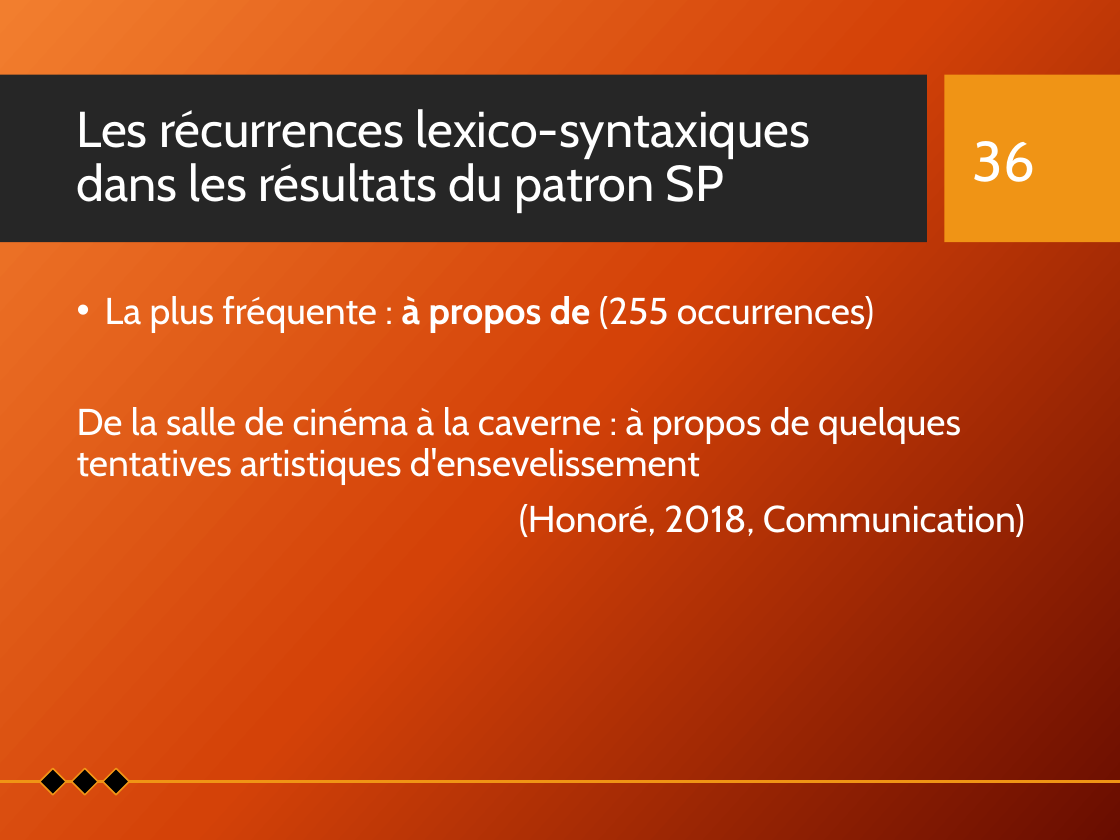
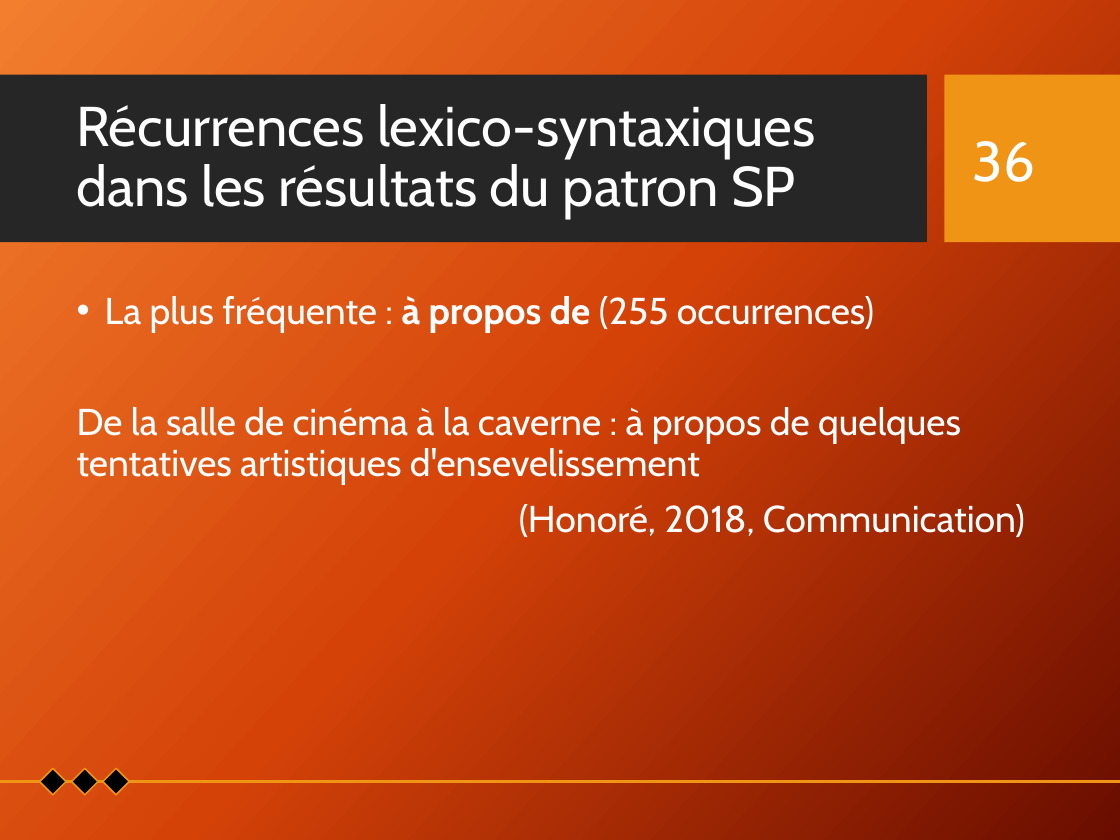
Before and after one commit to Xitog/tal, a slide deck: slide 36 of dossiers/Final - Présentation Projet de recherche.pptx. Drawn at 1120x840 pixels with LibreOffice and Linux fonts; fonts in the diff are those of the drawing; background and template pictures are left out. Boxes give left, top, right and bottom in pixels: in the first picture for what was removed or moved away, otherwise in the second. Text is boxed around its words. In the diff, an @@ line names an element or a change of style, - is before the commit and + after.

```diff
--- a/dossiers/Final - Présentation Projet de recherche.pptx
+++ b/dossiers/Final - Présentation Projet de recherche.pptx
@@ title at box(76, 104, 815, 219): text changed; size 32.4 to 36 pt @@
-Les récurrences lexico-syntaxiques dans les résultats du patron SP
+Récurrences lexico-syntaxiques dans les résultats du patron SP
```
Also in this commit, not shown: 36 other slides changed.
